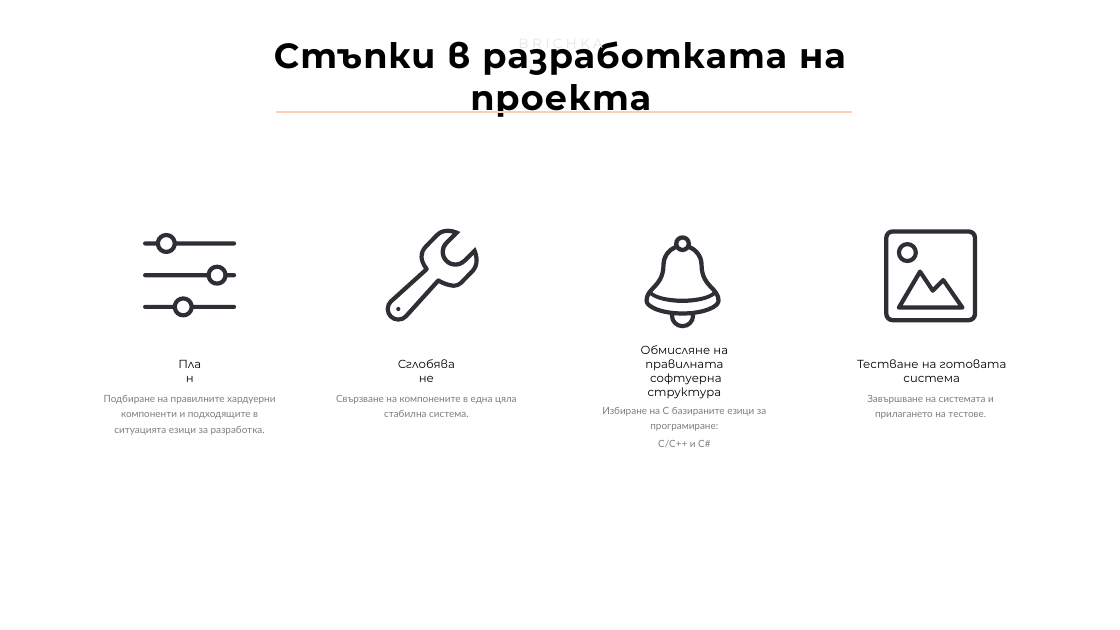
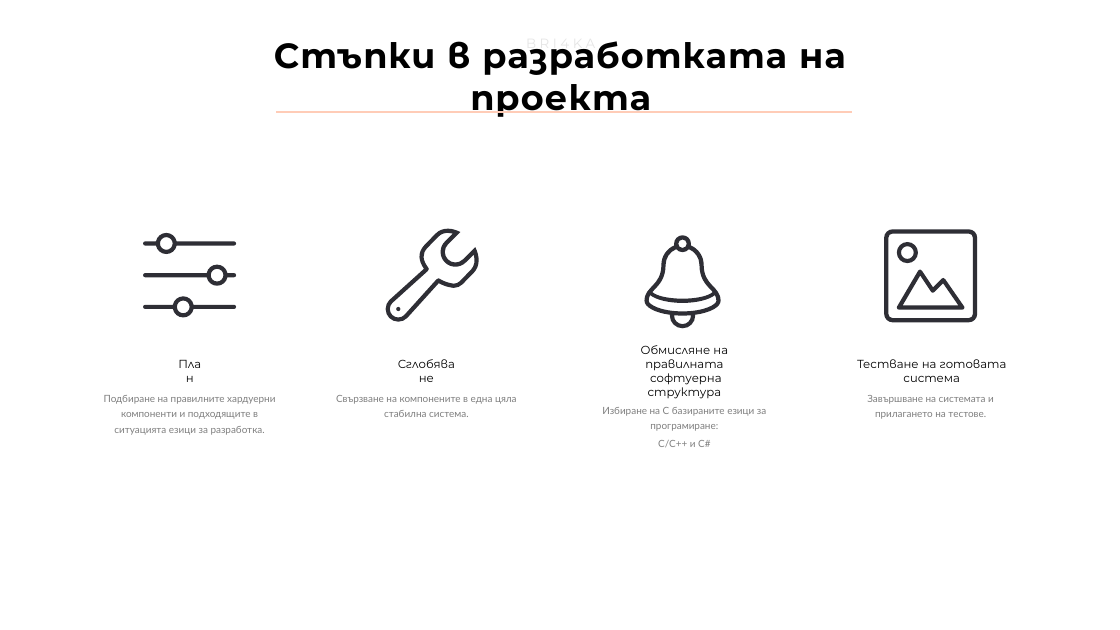
Before and after one commit to teodtedo771/BRI4KA, a slide deck: slide 3 of BRI4KA.pptx. Drawn at 1120x630 pixels with LibreOffice and Linux fonts; fonts in the diff are those of the drawing. Boxes give left, top, right and bottom in pixels: in the first picture for what was removed or moved away, otherwise in the second. Text is boxed around its words. In the diff, an @@ line names an element or a change of style, - is before the commit and + after.

Commit message:
Presentation update

```diff
--- a/BRI4KA.pptx
+++ b/BRI4KA.pptx
@@ text at (526, 49, 595, 52): text changed @@
-BRICHKA
+BRI4KA
```
Also in this commit, not shown: 3 other slides changed, 1 other file.
